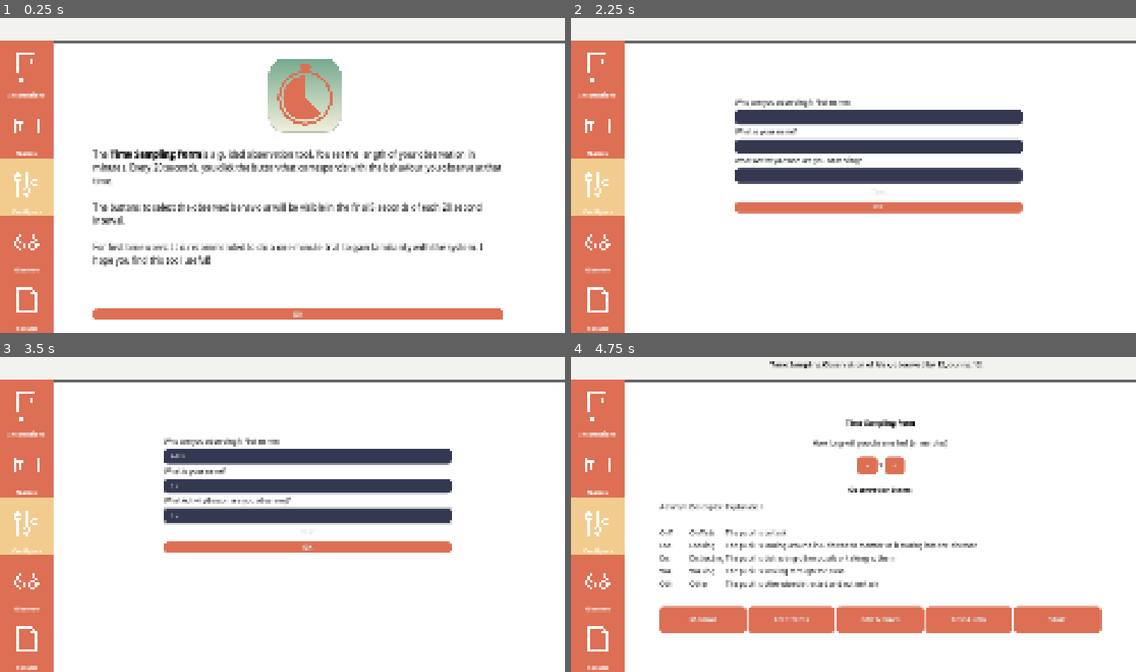
Above: before the commit, frames 1-4 (two rows, left to right).
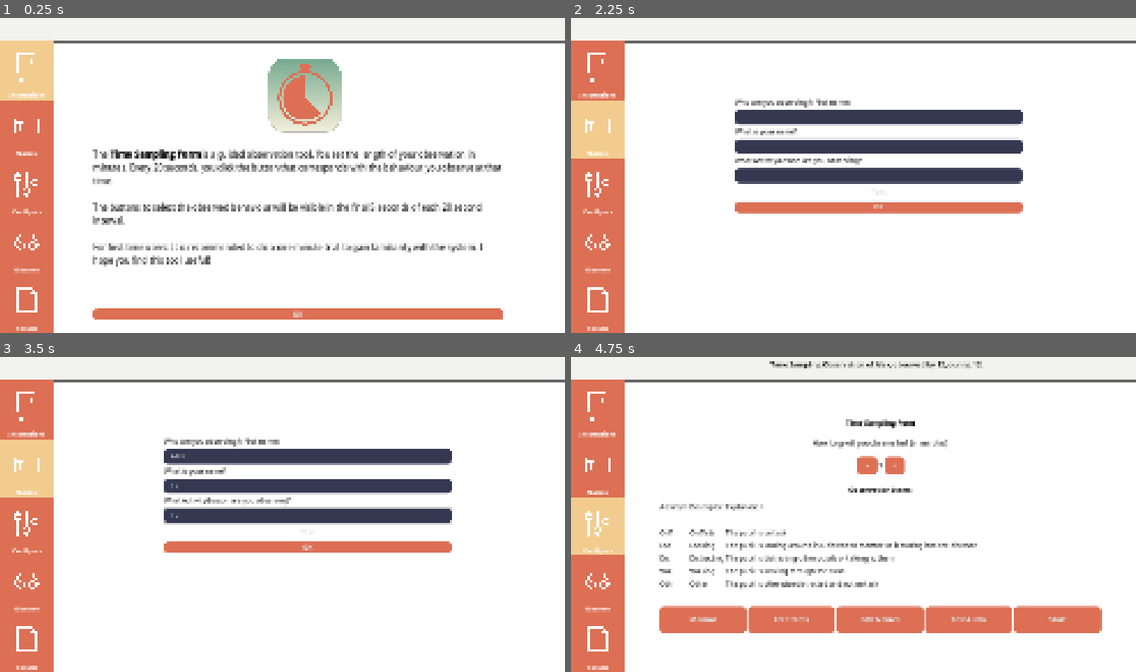
Above: after the commit, the same moments.

Repository: hobbesjaap/time-sampling-form
Game: Godot game, scene res://main_screen.tscn
Same seed, same stepped clock (60 frames per second), same inputs: the game is played once before the commit and once after it.
Inputs (mouse positions are in pixels of both pictures, inside the frame that each line leads up to):
- Up to frame 1 (0.25 s): no input
- Up to frame 2 (2.25 s): click (1056, 279) at 0.5 s, where only the run before the commit has a clickable "Start"; click (1056, 279) at 1.25 s, where only the run before the commit has a clickable "Start"; click "OK" at 2 s
- Up to frame 3 (3.5 s): click (305, 454) at 2.77 s; type "Alex" at 2.85 s; click (305, 486) at 3 s; type "12" at 3.08 s; click (305, 514) at 3.23 s; type "12" at 3.32 s
- Up to frame 4 (4.75 s): click "OK" at 3.5 s; click "-" at 4.25 s

The runs differ from the first frame. In frame 1, 3.4% of the frame differs, in the area x 0-10%, y 7-63%; in frame 2, 3.3%; in frame 3, 3.3%; in frame 4, nothing differs.
Error in both runs: Invalid assignment of property or key 'web_release_version' with value of type 'Nil' on a base object of type 'Node (global_ints.gd)'. (res://main_screen.gd:45)

Commit message:
added an info screen and a settings screen

Diff:
--- a/godot/main_screen.gd
+++ b/godot/main_screen.gd
@@ -138,6 +138,8 @@
 	$"Results".hide()
 	$"EditScreen".hide()
 	$"%UpdatePanel".hide()
+	$"SettingsMenu".hide()
+	$"AboutMenu".hide()
 	state_changed_check()
 	update_date()
 #	set_language()
@@ -324,8 +326,27 @@
 		var _ignore = get_tree().reload_current_scene()
 	if id == 1:
 		get_tree().quit()
+	if id == 2:
+		$AboutMenu.show()
+	if id == 3:
+		$SettingsMenu.show()
 
 
 func _on_test_sound_pressed() -> void:
 	$StartScreen/AudioPlay.stream = test_sound
 	$StartScreen/AudioPlay.play()
+
+
+func _input(event) -> void:
+	if event.is_action_pressed("Settings"):
+		$SettingsMenu.show()
+	if event.is_action_pressed("About"):
+		$AboutMenu.show()
+
+
+func _on_close_about_menu_pressed() -> void:
+	$AboutMenu.hide()
+
+
+func _on_close_settings_menu_pressed() -> void:
+	$SettingsMenu.hide()
--- a/godot/main_screen.tscn
+++ b/godot/main_screen.tscn
@@ -1186,6 +1186,13 @@
 [sub_resource type="StyleBoxFlat" id="StyleBoxFlat_musqq"]
 bg_color = Color(0.862745, 0.435294, 0.329412, 1)
 
+[sub_resource type="StyleBoxFlat" id="StyleBoxFlat_sqqhh"]
+bg_color = Color(0.94902, 0.94902, 0.937255, 1)
+corner_radius_top_left = 20
+corner_radius_top_right = 20
+corner_radius_bottom_right = 20
+corner_radius_bottom_left = 20
+
 [node name="AppWindow" type="CanvasLayer"]
 script = ExtResource("2")
 
@@ -1208,6 +1215,7 @@
 
 [node name="InstructionPanel" type="Panel" parent="StartScreen"]
 unique_name_in_owner = true
+visible = false
 anchors_preset = 8
 anchor_left = 0.5
 anchor_top = 0.5
@@ -2481,11 +2489,75 @@
 
 [node name="FileMenu" type="PopupMenu" parent="AppMenuBar"]
 title = "File"
-item_count = 2
+item_count = 4
 item_0/text = "Reset"
 item_0/id = 0
 item_1/text = "Quit"
 item_1/id = 1
+item_2/text = "Info"
+item_2/id = 2
+item_3/text = "Settings"
+item_3/id = 3
+
+[node name="SettingsMenu" type="CanvasLayer" parent="."]
+
+[node name="FadeOut" type="Panel" parent="SettingsMenu"]
+offset_left = -1.0
+offset_top = -1.0
+offset_right = 1280.0
+offset_bottom = 720.0
+
+[node name="SettingsPanel" type="Panel" parent="SettingsMenu"]
+offset_left = 63.0
+offset_top = 81.0
+offset_right = 1218.0
+offset_bottom = 679.0
+theme_override_styles/panel = SubResource("StyleBoxFlat_sqqhh")
+
+[node name="CloseSettingsMenu" type="Button" parent="SettingsMenu"]
+offset_left = 1190.0
+offset_top = 92.0
+offset_right = 1208.0
+offset_bottom = 123.0
+text = "X"
+
+[node name="AboutMenu" type="CanvasLayer" parent="."]
+visible = false
+
+[node name="FadeOut" type="Panel" parent="AboutMenu"]
+offset_left = -1.0
+offset_top = -1.0
+offset_right = 1280.0
+offset_bottom = 720.0
+
+[node name="AboutPanel" type="Panel" parent="AboutMenu"]
+offset_left = 63.0
+offset_top = 81.0
+offset_right = 1218.0
+offset_bottom = 679.0
+theme_override_styles/panel = SubResource("StyleBoxFlat_sqqhh")
+
+[node name="RichTextLabel" type="RichTextLabel" parent="AboutMenu"]
+offset_left = 446.0
+offset_top = 303.0
+offset_right = 833.0
+offset_bottom = 357.0
+theme = ExtResource("1")
+theme_override_font_sizes/normal_font_size = 24
+text = "Time Sampling Form"
+horizontal_alignment = 1
+
+[node name="MainIcon" type="Sprite2D" parent="AboutMenu"]
+position = Vector2(640, 203)
+scale = Vector2(0.2, 0.2)
+texture = ExtResource("12")
+
+[node name="CloseAboutMenu" type="Button" parent="AboutMenu"]
+offset_left = 1174.0
+offset_top = 89.0
+offset_right = 1205.0
+offset_bottom = 126.0
+text = "X"
 
 [connection signal="request_completed" from="HTTPRequest" to="." method="_on_HTTPRequest_request_completed"]
 [connection signal="request_completed" from="HTTPRequest2" to="." method="_on_HTTPRequest2_request_completed"]
@@ -2519,3 +2591,5 @@
 [connection signal="pressed" from="Results/Panel/EditMenu/CancelEdit" to="." method="_on_cancel_edit_pressed"]
 [connection signal="pressed" from="Results/Panel/EditMenu/SaveEdit" to="." method="_on_save_edit_pressed"]
 [connection signal="id_pressed" from="AppMenuBar/FileMenu" to="." method="_on_test_menu_id_pressed"]
+[connection signal="pressed" from="SettingsMenu/CloseSettingsMenu" to="." method="_on_close_settings_menu_pressed"]
+[connection signal="pressed" from="AboutMenu/CloseAboutMenu" to="." method="_on_close_about_menu_pressed"]
--- a/godot/project.godot
+++ b/godot/project.godot
@@ -70,6 +70,16 @@
 "events": [Object(InputEventKey,"resource_local_to_scene":false,"resource_name":"","device":-1,"window_id":0,"alt_press …(191 unchanged characters)…
 ]
 }
+Settings={
+"deadzone": 0.2,
+"events": [Object(InputEventKey,"resource_local_to_scene":false,"resource_name":"","device":-1,"window_id":0,"command_or_control_autoremap":true,"alt_pressed":false,"shift_pressed":false,"pressed":false,"keycode":0,"physical_keycode":44,"key_label":0,"unicode":44,"location":0,"echo":false,"script":null)
+]
+}
+About={
+"deadzone": 0.2,
+"events": [Object(InputEventKey,"resource_local_to_scene":false,"resource_name":"","device":-1,"window_id":0,"command_or_control_autoremap":true,"alt_pressed":false,"shift_pressed":false,"pressed":false,"keycode":0,"physical_keycode":73,"key_label":0,"unicode":105,"location":0,"echo":false,"script":null)
+]
+}
 
 [internationalization]
 
Not shown: 1 places in godot/main_screen.tscn that only renumber resources
